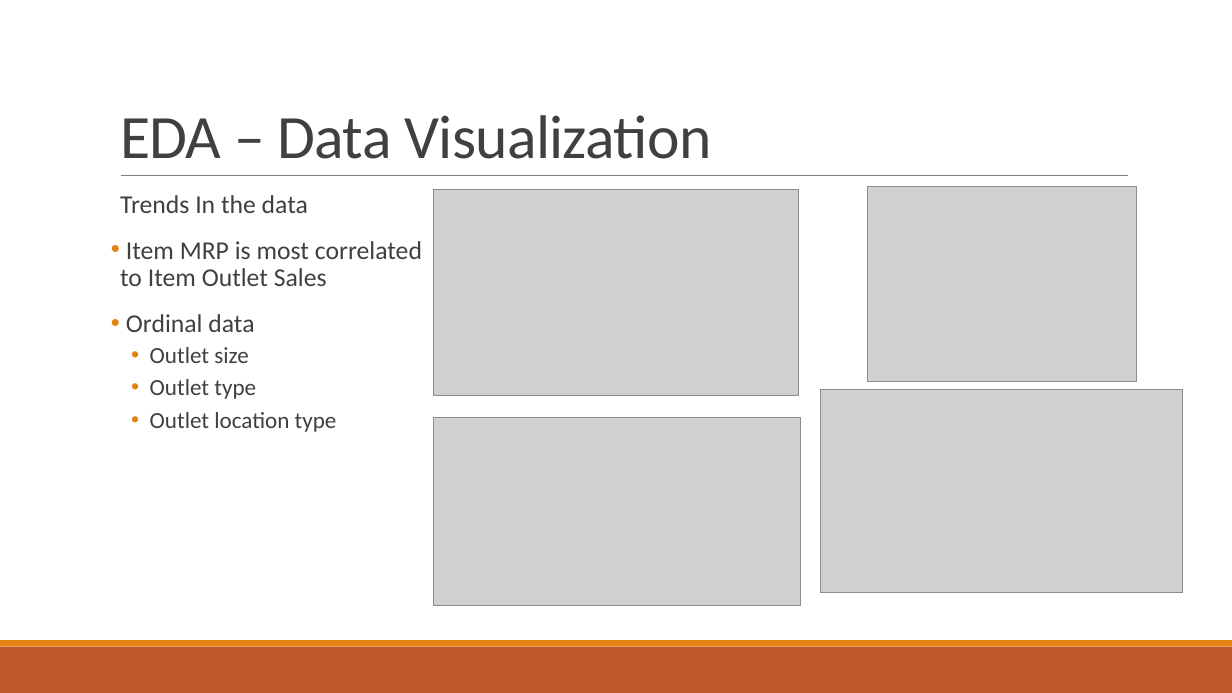
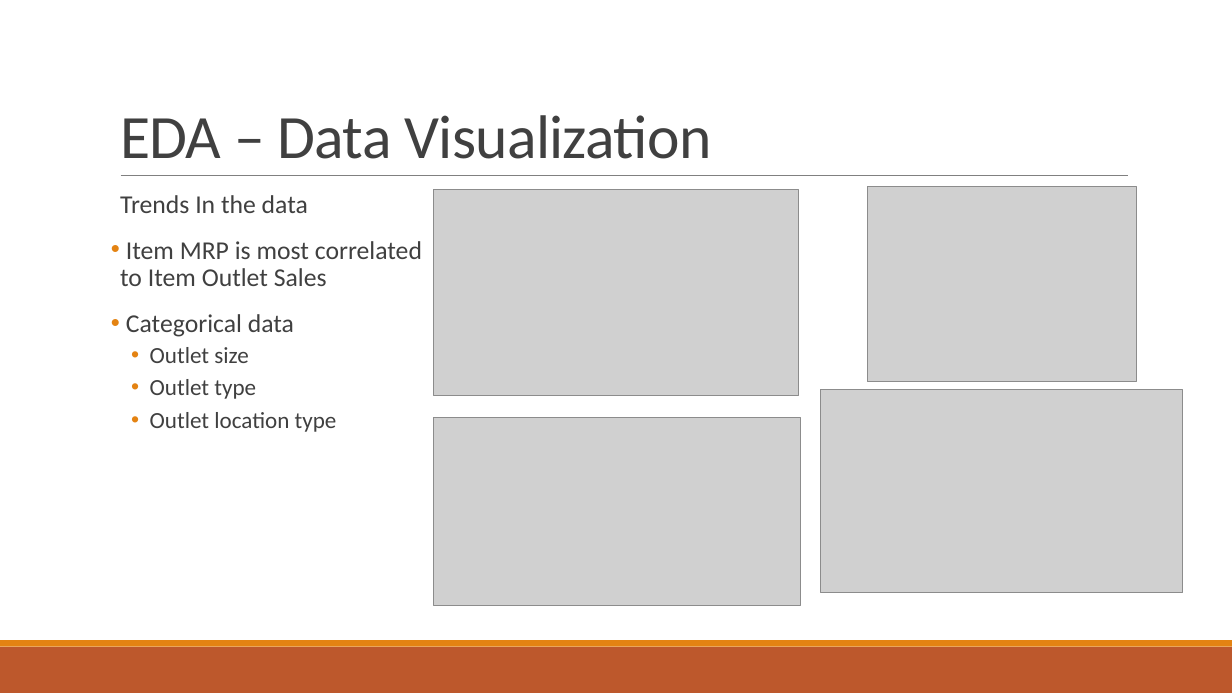
Before and after one commit to kennybcuz/food-sales-predictions-kb, a slide deck: slide 5 of Food Sales Predictions.pptx. Drawn at 1232x693 pixels with LibreOffice and Linux fonts; fonts in the diff are those of the drawing; grey boxes stand for pictures. Boxes give left, top, right and bottom in pixels: in the first picture for what was removed or moved away, otherwise in the second. Text is boxed around its words. In the diff, an @@ line names an element or a change of style, - is before the commit and + after.

Commit message:
update to presentation

```diff
--- a/Food Sales Predictions.pptx
+++ b/Food Sales Predictions.pptx
@@ text at (x1=126, y1=314, x2=294, y2=337): text changed @@
-• Ordinal data
+• Categorical data
```
